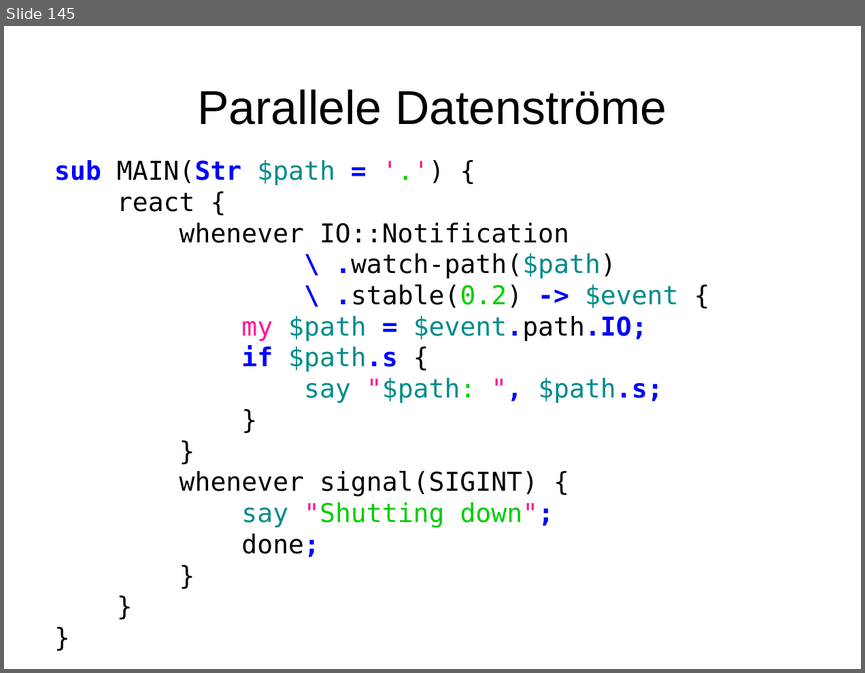
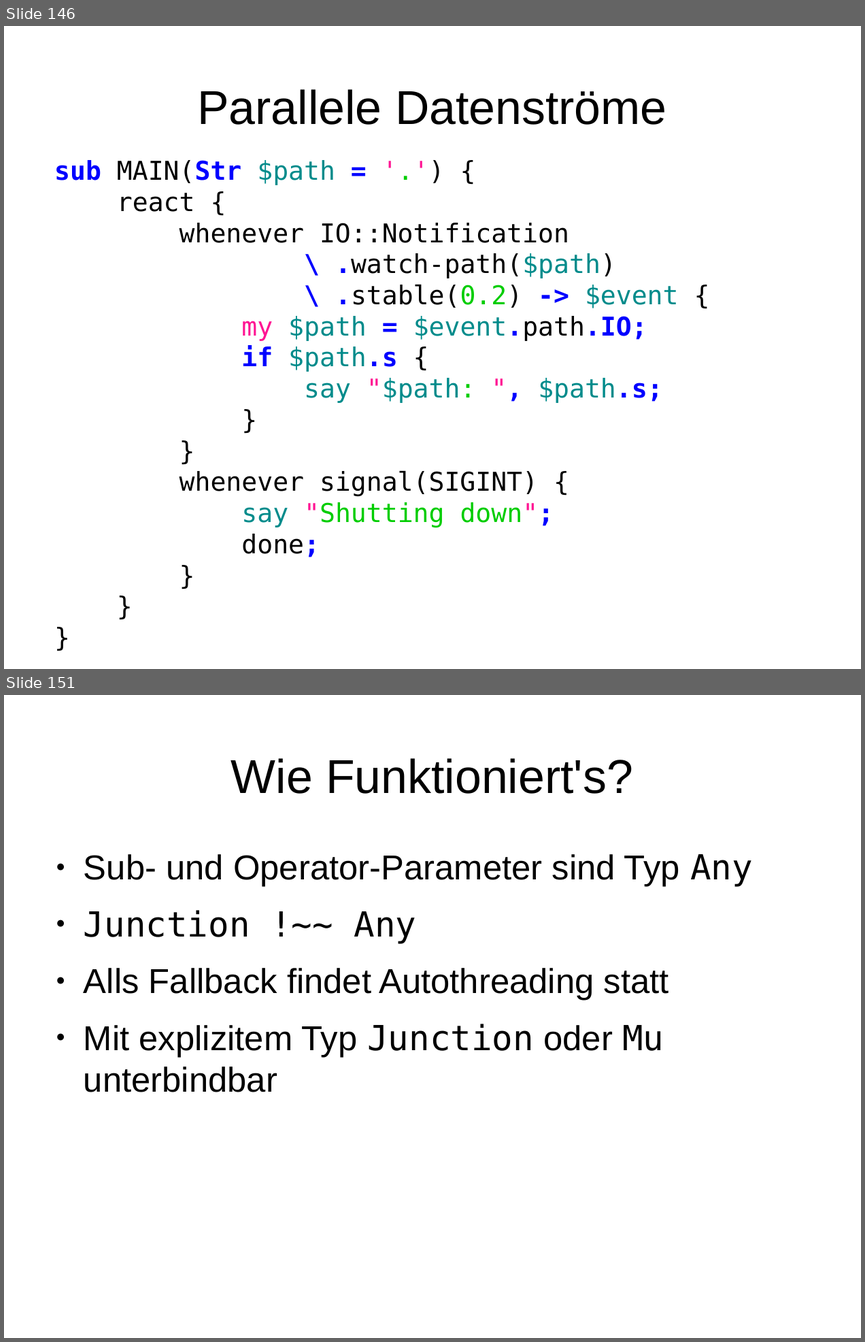
Before and after one commit to moritz/perl6-training-de, a slide deck: schulung.odp. Shown one above the other, each under a label of ours: slide 145 before the commit, slides 146 and 151 after it; the slides between them are not shown. The pictures are 865x673 and 865x1342 pixels, drawn with LibreOffice and Linux fonts; fonts in the diff are those of the drawing. Boxes give left, top, right and bottom in pixels: in the first picture for what was removed or moved away, otherwise in the second. Text is boxed around its words. In the diff, an @@ line names an element or a change of style, - is before the commit and + after.

```diff
--- a/schulung.odp
+++ b/schulung.odp
@@ slide 151 added at <box>4,695,861,1338</box>, background #FFFFFF @@
@@ title added at <box>231,758,633,794</box>, 44 pt, text #000000 @@
+Wie Funktioniert's?
@@ text added at <box>84,854,753,1092</box>, 32 pt, text #000000 @@
+● Sub- und Operator-Parameter sind Typ Any
+● Junction !~~ Any
+● Alls Fallback findet Autothreading statt
+● Mit explizitem Typ Junction oder Mu unterbindbar
@@ what was slide 145 is now slide 146 @@
```
Also in this commit, not shown: 2 slides changed, 13 other slides added, 3 other files.
